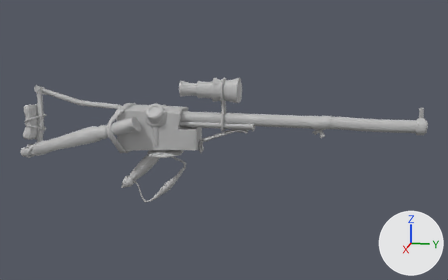
What one commit did to the FBX model Assets/Resources/Models/Weapons/ST_Rifle_01.fbx.
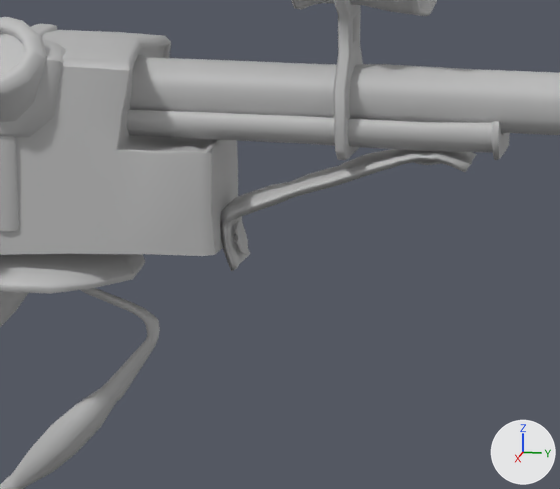
The first picture shows the older version from a 50 mm camera at (4.06, 1.21, 1.06) aimed at (0.01, 0.4, 0.05). The close-ups show both versions on the part from 35% to 59% of the width and 36% to 70% of the height of that picture; other places that the commit changed are outside them. The lights are fixed; the arrows at lower right show +X, +Y and +Z. Where no turn or scale is listed for an object, it has been applied to the vertices.

Objects in the first close-up: 'Sight_bin_low', 'Sight_bin_low_01', 'base_low', 'base_low_04', 'frontal_belt_low', 'handle_guard_low', 'handle_low', 'main_handle_low_01', 'pipe_base_low'.
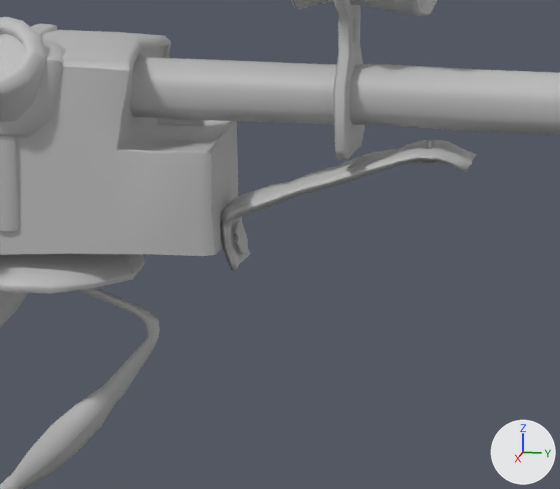
The newer file is also rescaled (x0.444), turned or shifted as a whole; pictures and numbers use the older file's frame.

Changed parts and their boxes [x1, y1, x2, y2] in the close-ups (560 x 489 px):
'handle_low', deleted
    before: [126, 110, 510, 160]

Diff of the bpy script that builds the scene:
```diff
--- a/Assets/Resources/Models/Weapons/ST_Rifle_01.fbx.py
+++ b/Assets/Resources/Models/Weapons/ST_Rifle_01.fbx.py
@@ ob_handle_low @@
-ob_handle_low = bpy.data.objects.new('handle_low', me_mesh_007)
-ob_handle_low.location = (0.0, 0.0, 0.0)
```
